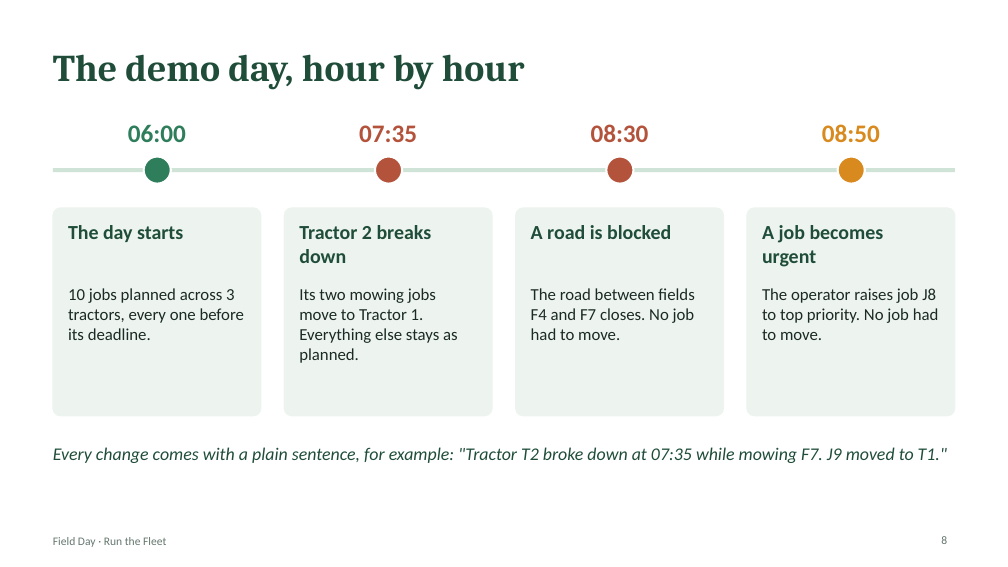
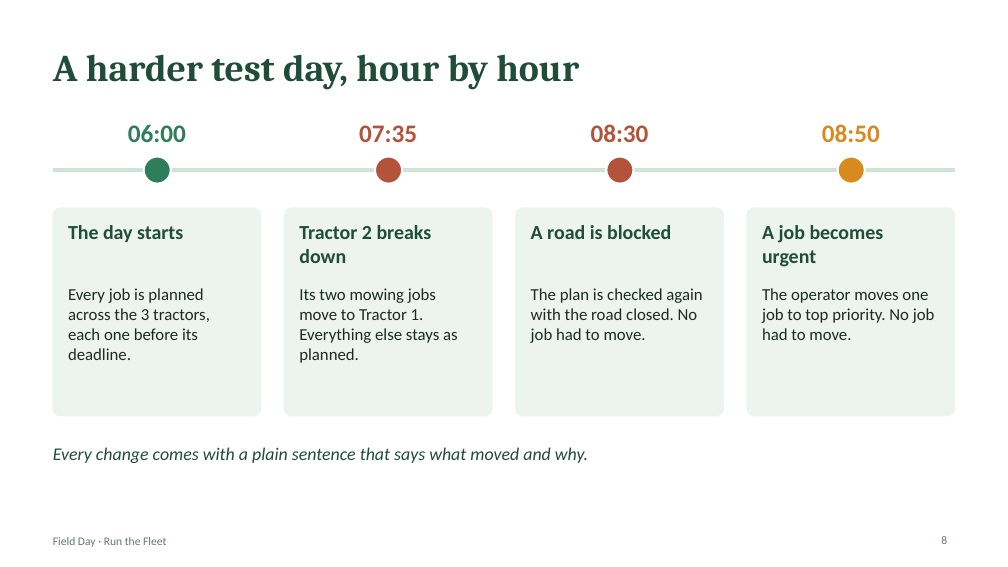
Before and after one commit to shrey-Bish/field-day, a slide deck: slide 8 of docs/Field-Day-Demo.pptx. Drawn at 1008x567 pixels with LibreOffice and Linux fonts; fonts in the diff are those of the drawing. Boxes give left, top, right and bottom in pixels: in the first picture for what was removed or moved away, otherwise in the second. Text is boxed around its words. In the diff, an @@ line names an element or a change of style, - is before the commit and + after.

Commit message:
Update demo slides

```diff
--- a/docs/Field-Day-Demo.pptx
+++ b/docs/Field-Day-Demo.pptx
@@ title at box(53, 54, 579, 90): text changed @@
-The demo day, hour by hour
+A harder test day, hour by hour
@@ text at box(68, 288, 210, 360): text changed @@
-10 jobs planned across 3 tractors, every one before its deadline.
+Every job is planned across the 3 tractors, each one before its deadline.
@@ text at box(531, 288, 702, 343): text changed @@
-The road between fields F4 and F7 closes. No job had to move.
+The plan is checked again with the road closed. No job had to move.
@@ text at box(762, 288, 935, 340): text changed @@
-The operator raises job J8 to top priority. No job had to move.
+The operator moves one job to top priority. No job had to move.
@@ text at box(53, 447, 588, 463): text changed @@
-Every change comes with a plain sentence, for example: "Tractor T2 broke down at 07:35 while mowing F7. J9 moved to T1."
+Every change comes with a plain sentence that says what moved and why.
```
Also in this commit, not shown: 2 other slides changed.
